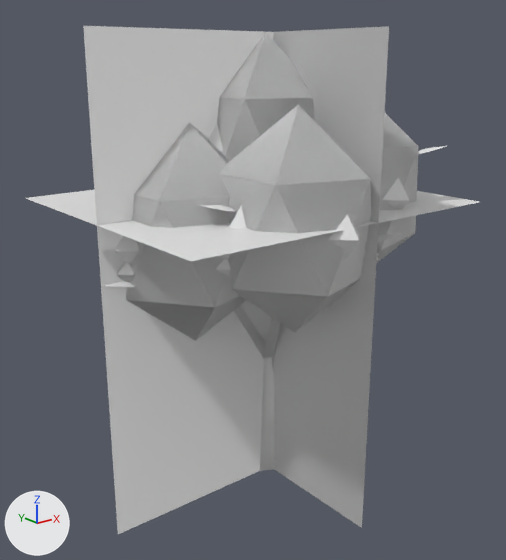
What one commit did to the glTF model data/models/board/orchard-young.glb.
The view is the same before and after, from a 50 mm camera at (-29.1, -34.4, 28.3) aimed at (-1.5, 0.1, 14.5). Arrows for +X, +Y and +Z are at lower left; the lights stay in place. The picture after the commit comes second. Materials are left out; every surface is plain grey. Where no turn or scale is listed for an object, it has been applied to the vertices. Vertices at exactly the same position are counted once.

In view in the first picture: 'orchard-young-lod0.001', 'orchard-young-lod1.001', 'orchard-young-lod2.001', 'orchard-young-lod3.001'.
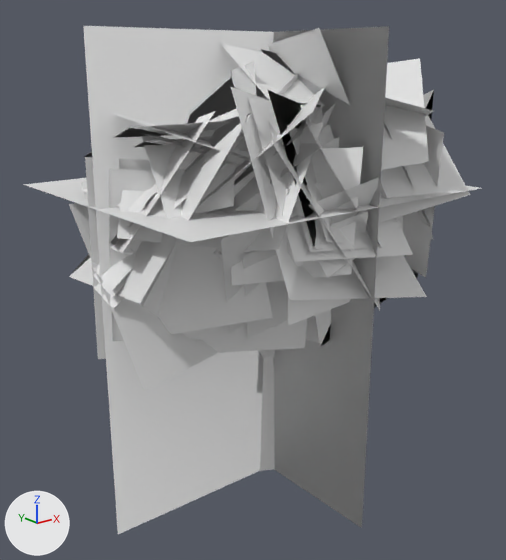
Boxes (x1, y1, x2, y2) around the edits, measured in the pictures (506 x 560 px; the box of a moved part takes in the faces that stretch with it):
'orchard-young-lod3.001', reshaped
    before: (26, 26, 479, 534)
    after: (24, 26, 481, 534)
'orchard-young-lod1.001', reshaped (32% wider, 6% shorter)
    before: (126, 32, 419, 471)
    after: (82, 59, 470, 471)
'orchard-young-lod2.001', reshaped
    before: (115, 123, 409, 264)
    after: (69, 28, 434, 391)
'orchard-young-lod0.001', reshaped (mostly hidden before)
    before: (103, 146, 447, 287)
    after: (81, 43, 434, 471)
part 1 of me_orchard_young_lod0, moved or reshaped (not visible afterwards)
    before: (117, 262, 134, 282)
part 2 of me_orchard_young_lod0, moved or reshaped
    before: (216, 259, 231, 277)
    after: (216, 249, 223, 262)
part 3 of me_orchard_young_lod0, rebuilt (not visible before)
    after: (243, 212, 368, 337)
part 4 of me_orchard_young_lod0, deleted (mostly hidden)
    before: (103, 146, 447, 287)
part 5 of me_orchard_young_lod0, built on
    after: (81, 43, 434, 471)
part 6 of me_orchard_young_lod1, moved or reshaped (not visible afterwards)
    before: (234, 305, 267, 359)
part 7 of me_orchard_young_lod1, moved or reshaped (not visible afterwards)
    before: (263, 317, 280, 357)
part 8 of me_orchard_young_lod1, moved or reshaped (not visible before)
    after: (120, 247, 134, 256)
part 9 of me_orchard_young_lod1, rebuilt (not visible afterwards)
    before: (217, 32, 315, 161)
part 10 of me_orchard_young_lod1, rebuilt (mostly hidden afterwards)
    before: (126, 123, 247, 341)
    after: (85, 211, 89, 220)
part 11 of me_orchard_young_lod1, rebuilt (31% shorter)
    before: (221, 104, 371, 332)
    after: (221, 177, 379, 334)
part 12 of me_orchard_young_lod1, rebuilt (mostly hidden afterwards)
    before: (377, 113, 419, 260)
    after: (314, 105, 323, 121)
part 13 of me_orchard_young_lod1, built on
    before: (260, 357, 275, 471)
    after: (82, 59, 470, 471)
part 14 of me_orchard_young_lod2, rebuilt (mostly hidden afterwards)
    before: (383, 177, 409, 209)
    after: (319, 104, 335, 135)
part 15 of me_orchard_young_lod2, rebuilt (mostly hidden before)
    before: (208, 123, 223, 153)
    after: (268, 28, 399, 228)
part 16 of me_orchard_young_lod2, rebuilt
    before: (115, 236, 232, 264)
    after: (85, 157, 307, 359)
part 17 of me_orchard_young_lod2, rebuilt
    before: (229, 206, 359, 258)
    after: (231, 87, 427, 300)
part 18 of me_orchard_young_lod2, built on
    after: (69, 90, 434, 391)
part 19 of me_orchard_young_lod3, moved or reshaped
    before: (26, 190, 479, 261)
    after: (24, 178, 481, 242)

The change, as a diff of the scene's bpy script:
```diff
--- a/data/models/board/orchard-young.glb.py
+++ b/data/models/board/orchard-young.glb.py
@@ me_orchard_young_lod0 @@
-me_orchard_young_lod0.from_pydata(...)  # 272 vertices, 344 faces; spans x -12.4..9.7, y -9.1..10.3, z 0.0..30.0
+me_orchard_young_lod0.from_pydata(...)  # 440 vertices, 320 faces; spans x -12.4..9.7, y -9.1..10.3, z 0.0..30.0
+# me_orchard_young_lod0 part 1: the loose piece of 6 vertices spanning x -11.5..-10.0, y -0.8..0.6, z 16.1..17.6 is moved by (0.0, 0.0, 0.8)
+# me_orchard_young_lod0 part 2: the loose piece of 6 vertices spanning x -7.4..-6.0, y -4.7..-3.3, z 16.6..18.1 is moved by (0.0, 0.0, 0.9)
+# me_orchard_young_lod0 part 3: the loose piece of 12 vertices spanning x -7.0..2.4, y -9.1..-0.7, z 12.6..26.0 is rebuilt with 4 vertices and now spans x -7.6..1.8, y -9.1..-3.7, z 12.6..20.6
+# me_orchard_young_lod0 part 4: 16 loose pieces with 80 vertices, spanning x -12.4..9.7, y -8.9..10.3, z 16.1..23.4, are deleted
+# me_orchard_young_lod0 part 5: 8 vertices removed from x -0.6..4.1, y -3.1..0.4, z 8.8..20.5; 304 vertices added at x -12.4..9.7, y -9.1..10.3, z 9.4..30.0
+# other edits to the shape of me_orchard_young_lod0 do not show in these pictures
@@ me_orchard_young_lod1 @@
-me_orchard_young_lod1.from_pydata(...)  # 144 vertices, 216 faces; spans x -11.5..8.7, y -9.1..9.1, z 0.0..30.0
+me_orchard_young_lod1.from_pydata(...)  # 216 vertices, 168 faces; spans x -12.4..9.7, y -9.1..10.3, z 0.0..30.0
+# me_orchard_young_lod1 part 6: the loose piece of 6 vertices spanning x -6.4..0.0, y -0.4..0.4, z 8.7..18.3 is scaled about the mesh origin by (1, 1, 1.08)
+# me_orchard_young_lod1 part 7: the loose piece of 6 vertices spanning x -2.5..0.0, y -5.0..0.4, z 8.8..19.4 is scaled about the mesh origin by (1, 1, 1.08)
+# me_orchard_young_lod1 part 8: the loose piece of 6 vertices spanning x -11.5..-10.0, y -0.8..0.6, z 16.1..17.6 is moved by (0.0, 0.0, 1.3)
+# me_orchard_young_lod1 part 9: the loose piece of 12 vertices spanning x -4.9..3.7, y -3.9..3.9, z 16.5..30.0 is rebuilt with 4 vertices and now spans x -4.8..4.7, y -1.5..4.7, z 16.9..26.3
+# me_orchard_young_lod1 part 10: the loose piece of 12 vertices spanning x -10.9..-1.5, y -4.3..4.2, z 11.5..25.0 is rebuilt with 4 vertices and now spans x -11.7..-1.6, y -2.6..5.3, z 12.4..20.0
+# me_orchard_young_lod1 part 11: the loose piece of 12 vertices spanning x -7.0..2.4, y -9.1..-0.7, z 12.6..26.0 is rebuilt with 4 vertices and now spans x -9.0..3.2, y -9.1..-2.9, z 12.4..22.3
+# me_orchard_young_lod1 part 12: the loose piece of 12 vertices spanning x -0.7..8.7, y -7.2..1.2, z 13.7..27.1 is rebuilt with 4 vertices and now spans x -2.4..6.9, y -5.2..3.7, z 16.8..26.9
+# me_orchard_young_lod1 part 13: 3 vertices removed from x -0.6..-0.1, y -0.3..0.3, z 8.9; 123 vertices added at x -12.4..9.7, y -9.1..10.3, z 9.6..30.0
+# other edits to the shape of me_orchard_young_lod1 do not show in these pictures
@@ me_orchard_young_lod2 @@
-me_orchard_young_lod2.from_pydata(...)  # 60 vertices, 72 faces; spans x -11.5..9.2, y -9.9..9.8, z 0.0..30.0
+me_orchard_young_lod2.from_pydata(...)  # 84 vertices, 54 faces; spans x -12.4..9.7, y -9.1..10.3, z 0.0..30.0
+# me_orchard_young_lod2 part 14: the loose piece of 6 vertices spanning x -1.2..9.2, y -7.9..2.0, z 13.7..27.1 is rebuilt with 4 vertices and now spans x -4.3..8.8, y -7.2..5.7, z 13.6..27.2
+# me_orchard_young_lod2 part 15: the loose piece of 6 vertices spanning x -5.4..4.2, y -4.6..4.6, z 16.5..30.0 is rebuilt with 4 vertices and now spans x -1.7..6.0, y -8.3..7.2, z 16.8..30.0
+# me_orchard_young_lod2 part 16: the loose piece of 6 vertices spanning x -11.5..-1.0, y -5.0..4.9, z 11.5..25.0 is rebuilt with 4 vertices and now spans x -12.4..-1.0, y -5.5..1.1, z 11.6..23.4
+# me_orchard_young_lod2 part 17: the loose piece of 6 vertices spanning x -7.5..3.0, y -9.9..0.0, z 12.6..26.0 is rebuilt with 4 vertices and now spans x -7.9..5.8, y -9.1..-0.5, z 14.1..27.1
+# me_orchard_young_lod2 part 18: 1 vertex moved within x 0.0, y 0.4, z 8.9; 10 vertices removed from x -6.2..4.0, y -4.9..4.9, z 8.8..20.4; 46 vertices added at x -12.4..9.7, y -9.1..10.3, z 8.9..29.4
+# other edits to the shape of me_orchard_young_lod2 do not show in these pictures
@@ me_orchard_young_lod3 @@
 me_orchard_young_lod3.from_pydata(...)  # 12 vertices, 6 faces; spans x -12.4..9.7, y -9.1..10.3, z 0.0..30.0
+# me_orchard_young_lod3 part 19: the loose piece of 4 vertices spanning x -12.4..9.7, y -9.1..10.3, z 19.8 is moved by (0.0, 0.0, 0.9)
```
